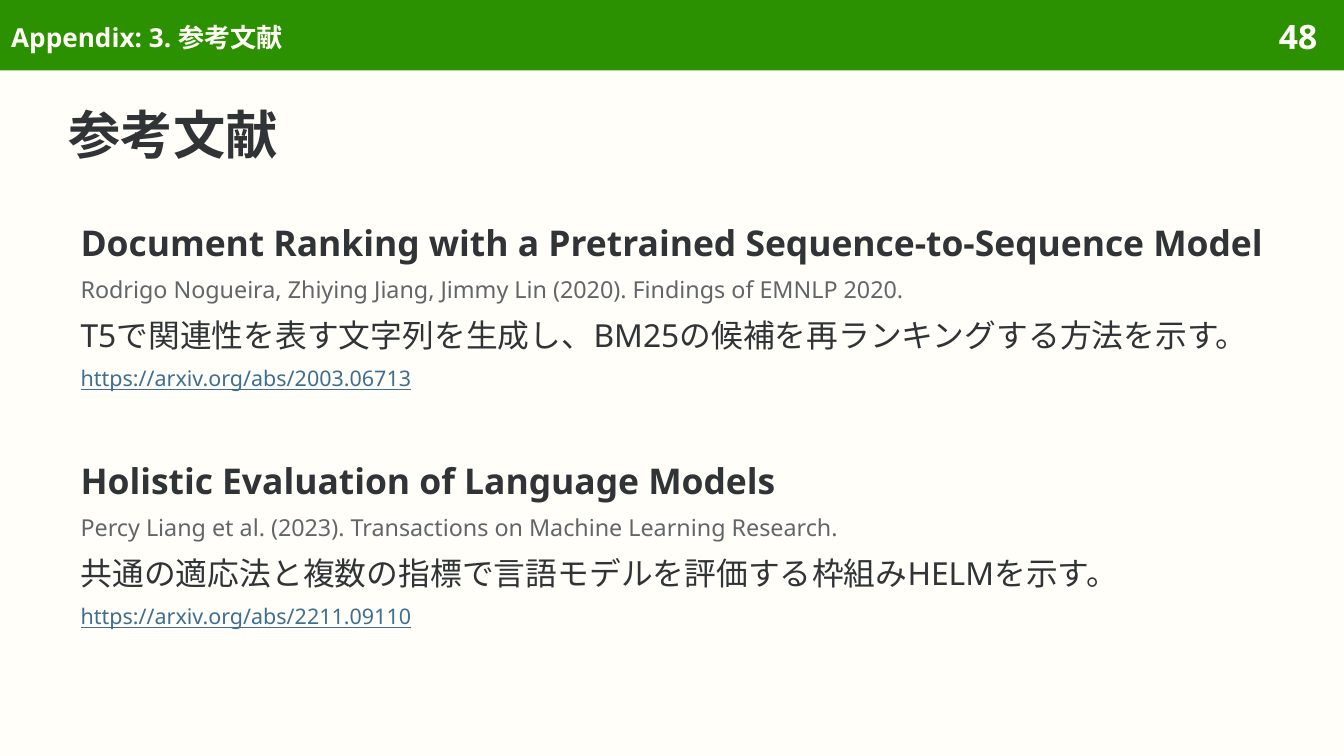
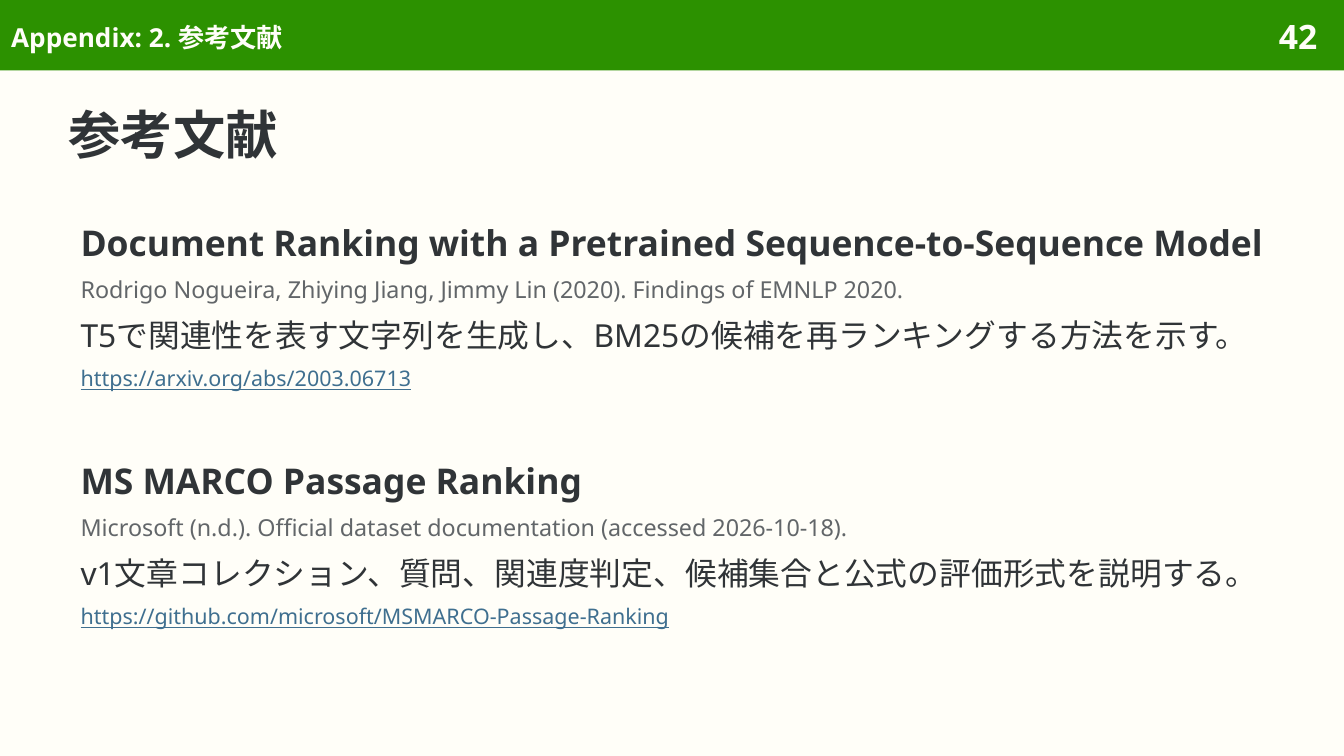
Before and after one commit to sasakiy84/datasets-in-10-minutes, a slide deck: slide 42 of slides/datasets-in-10-minutes-msmarco.pptx (slide 48 before the commit). Drawn at 1344x756 pixels with LibreOffice and Linux fonts; fonts in the diff are those of the drawing. Boxes give left, top, right and bottom in pixels: in the first picture for what was removed or moved away, otherwise in the second. Text is boxed around its words. In the diff, an @@ line names an element or a change of style, - is before the commit and + after.

Commit message:
Center MS MARCO on passage retrieval and original ranking evaluation

```diff
--- a/slides/datasets-in-10-minutes-msmarco.pptx
+++ b/slides/datasets-in-10-minutes-msmarco.pptx
@@ title at box(11, 24, 283, 54): text changed @@
-Appendix: 3. 参考文献
+Appendix: 2. 参考文献
@@ page number at box(1279, 24, 1317, 49): text changed @@
-48
+42
@@ text at box(81, 467, 1258, 629): text changed; text colour #303437 to #626669 @@
-Holistic Evaluation of Language Models
-Percy Liang et al. (2023). Transactions on Machine Learning Research.
-共通の適応法と複数の指標で言語モデルを評価する枠組みHELMを示す。
-https://arxiv.org/abs/2211.09110
+MS MARCO Passage Ranking
+Microsoft (n.d.). Official dataset documentation (accessed 2026-10-18).
+v1文章コレクション、質問、関連度判定、候補集合と公式の評価形式を説明する。
+https://github.com/microsoft/MSMARCO-Passage-Ranking
```
Also in this commit, not shown: 32 other slides changed, 6 slides removed, 55 other files.
